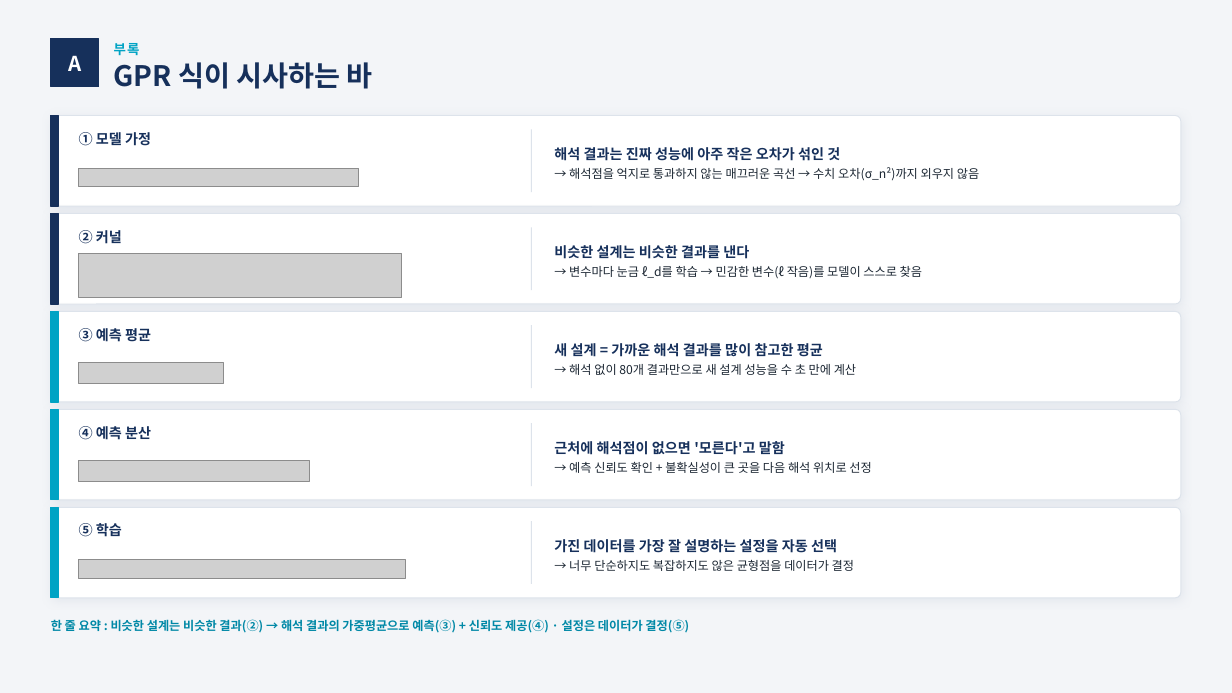
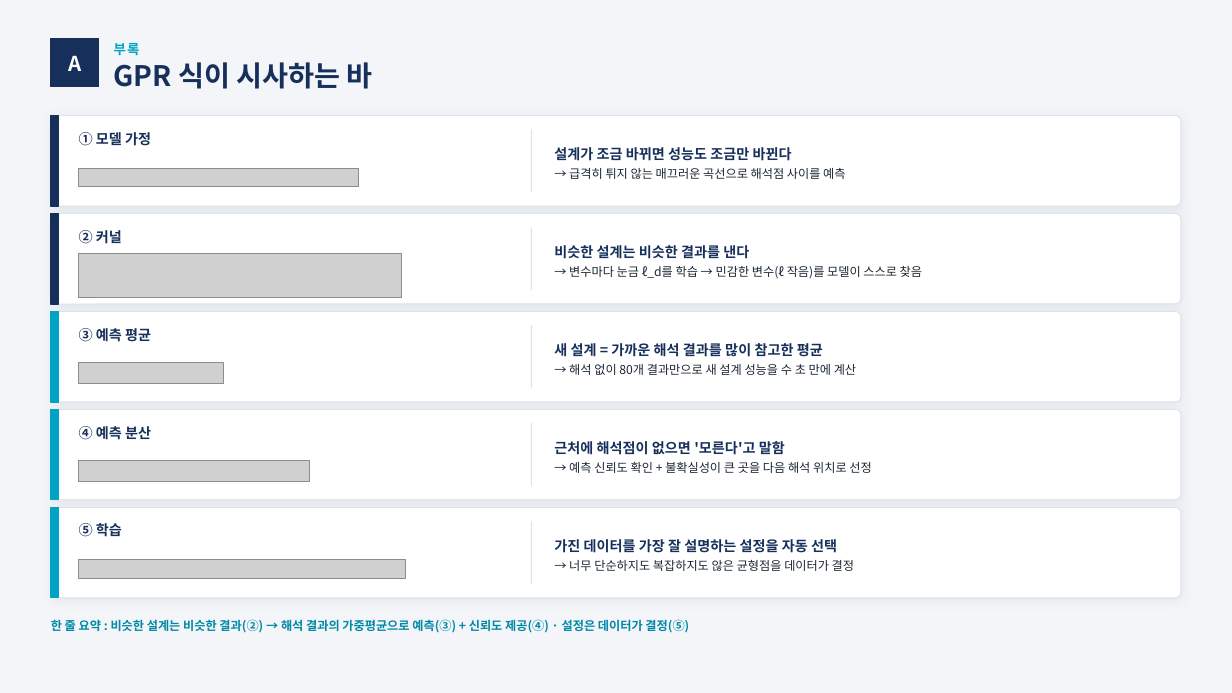
Before and after one commit to yjs9716/dddd, a slide deck: slide 2 of GPR_장표.pptx. Drawn at 1232x693 pixels with LibreOffice and Linux fonts; fonts in the diff are those of the drawing; grey boxes stand for pictures. Boxes give left, top, right and bottom in pixels: in the first picture for what was removed or moved away, otherwise in the second. Text is boxed around its words. In the diff, an @@ line names an element or a change of style, - is before the commit and + after.

```diff
--- a/GPR_장표.pptx
+++ b/GPR_장표.pptx
@@ text at <box>554,147,845,179</box>: text changed @@
-해석 결과는 진짜 성능에 아주 작은 오차가 섞인 것
-→ 해석점을 억지로 통과하지 않는 매끄러운 곡선 → 수치 오차(σ_n²)까지 외우지 않음
+설계가 조금 바뀌면 성능도 조금만 바뀐다
+→ 급격히 튀지 않는 매끄러운 곡선으로 해석점 사이를 예측
```
Also in this commit, not shown: 1 other slide changed, 2 other files.
